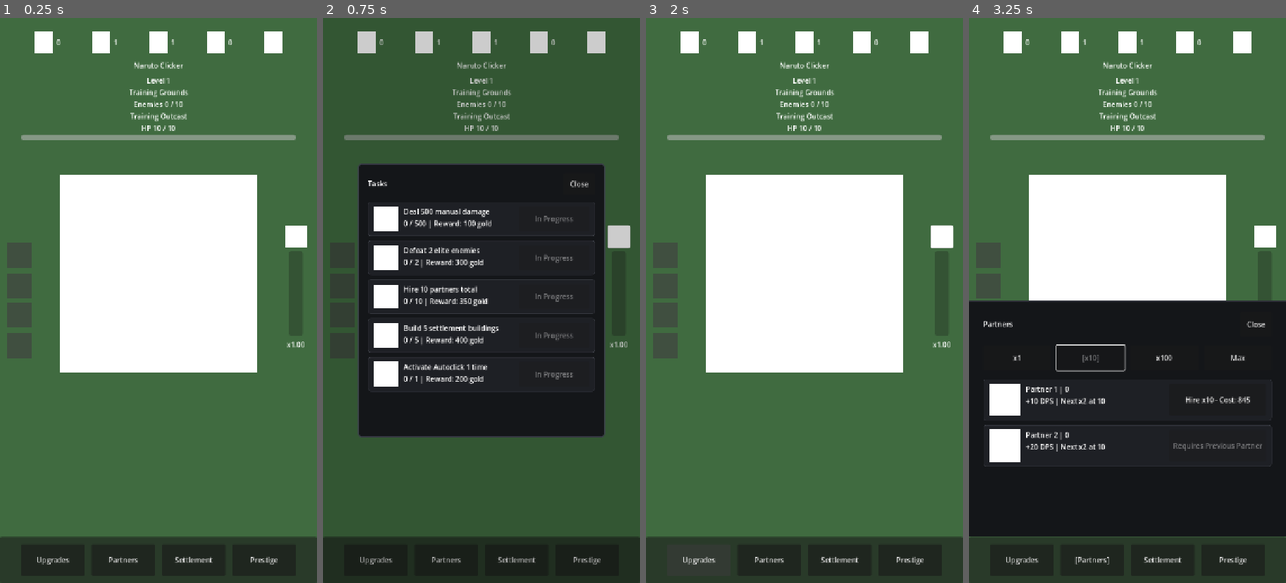
Above: before the commit, frames 1-4 (left to right).
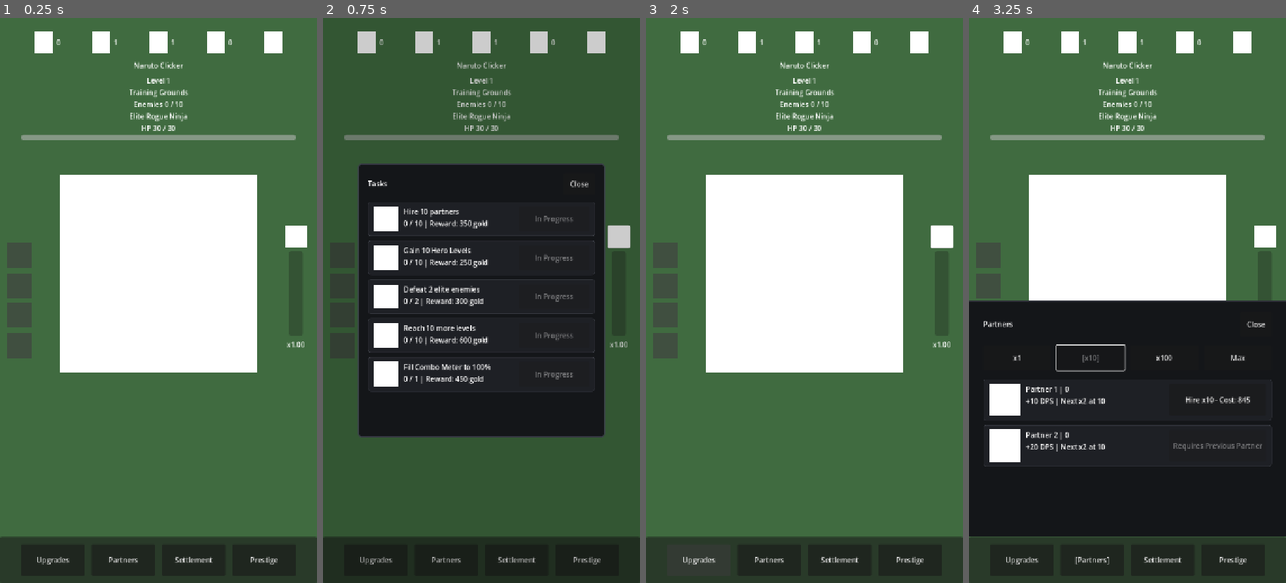
Above: after the commit, the same moments.

Repository: StanisRyz/naruto-clicker
Game: Godot game, scene res://scenes/main/Main.tscn
Two runs of this game, one before a commit and one after it. Both use one fixed random seed, a clock stepped at 60 frames per second and the inputs below.
Inputs (mouse positions are in pixels of both pictures, inside the frame that each line leads up to):
- Up to frame 1 (0.25 s): no input
- Up to frame 2 (0.75 s): click (617, 238) at 0.5 s
- Up to frame 3 (2 s): click "Upgrades" at 1.25 s
- Up to frame 4 (3.25 s): click "Partners" at 2 s; click "x10" at 2.75 s

The runs differ from the first frame. In frame 1, 0.1% of the frame differs, in the area x 41-60%, y 16-20%; in frame 2, 1.8%, in the area x 25-60%, y 16-65%; in frame 3, 0.1%; in frame 4, 0.1%.

Commit message:
Make tasks repeatable with active pool rotation
Rework the task system into a repeatable active/inactive rotation model.

Changes include:
- Replace permanent claimed/completed task behavior with repeatable task rotation.
- Keep 5 active and 5 inactive tasks.
- Track progress only for active tasks using activation baselines.
- Convert one-time tasks into delta-based repeatable tasks.
- Swap claimed tasks with random inactive tasks.
- Return claimed tasks to the inactive pool for future reuse.
- Preserve dynamic stage-scaled gold rewards.
- Preserve existing task window, gameplay systems, UI flow, and no-save prototype behavior.

Diff:
--- a/scripts/game/ClickerState.gd
+++ b/scripts/game/ClickerState.gd
@@ -144,20 +144,20 @@
 var prestige_talent_bonus_types: Array[String] = ["click_damage", "gold", "partner_dps", "autoclick_rate", "settlement_effect", "boss_damage"]
 var prestige_talent_bonus_percent_per_level: int = 5
 var task_definitions: Array[Dictionary] = [
-	{"id": "manual_damage_500", "title": "Deal 500 manual damage", "goal_type": "manual_damage", "target": 500, "reward_scale": 20},
-	{"id": "defeat_25_enemies", "title": "Defeat 25 enemies", "goal_type": "enemies_defeated", "target": 25, "reward_scale": 30},
-	{"id": "defeat_2_elites", "title": "Defeat 2 elite enemies", "goal_type": "elite_enemies_defeated", "target": 2, "reward_scale": 60},
-	{"id": "defeat_1_boss", "title": "Defeat 1 boss", "goal_type": "bosses_defeated", "target": 1, "reward_scale": 100},
-	{"id": "reach_hero_level_10", "title": "Reach Hero Level 10", "goal_type": "hero_level", "target": 10, "reward_scale": 50},
-	{"id": "hire_10_partners", "title": "Hire 10 partners total", "goal_type": "partners_total", "target": 10, "reward_scale": 70},
-	{"id": "build_5_buildings", "title": "Build 5 settlement buildings", "goal_type": "buildings_total", "target": 5, "reward_scale": 80},
-	{"id": "activate_autoclick_1", "title": "Activate Autoclick 1 time", "goal_type": "autoclick_activations", "target": 1, "reward_scale": 40},
-	{"id": "combo_empowered_1", "title": "Fill Combo Meter to 100%", "goal_type": "combo_empowered", "target": 1, "reward_scale": 90},
-	{"id": "reach_level_10", "title": "Reach Level 10", "goal_type": "game_level", "target": 10, "reward_scale": 120},
+	{"id": "manual_damage_500", "title": "Deal 500 manual damage", "goal_type": "manual_damage_delta", "target_delta": 500, "reward_scale": 20},
+	{"id": "defeat_25_enemies", "title": "Defeat 25 enemies", "goal_type": "enemies_defeated_delta", "target_delta": 25, "reward_scale": 30},
+	{"id": "defeat_2_elites", "title": "Defeat 2 elite enemies", "goal_type": "elite_enemies_defeated_delta", "target_delta": 2, "reward_scale": 60},
+	{"id": "defeat_1_boss", "title": "Defeat 1 boss", "goal_type": "bosses_defeated_delta", "target_delta": 1, "reward_scale": 100},
+	{"id": "gain_10_hero_levels", "title": "Gain 10 Hero Levels", "goal_type": "hero_level_delta", "target_delta": 10, "reward_scale": 50},
+	{"id": "hire_10_partners", "title": "Hire 10 partners", "goal_type": "partners_total_delta", "target_delta": 10, "reward_scale": 70},
+	{"id": "build_5_buildings", "title": "Build 5 settlement buildings", "goal_type": "buildings_total_delta", "target_delta": 5, "reward_scale": 80},
+	{"id": "activate_autoclick_1", "title": "Activate Autoclick 1 time", "goal_type": "autoclick_activations_delta", "target_delta": 1, "reward_scale": 40},
+	{"id": "combo_empowered_1", "title": "Fill Combo Meter to 100%", "goal_type": "combo_empowered_delta", "target_delta": 1, "reward_scale": 90},
+	{"id": "gain_10_game_levels", "title": "Reach 10 more levels", "goal_type": "game_level_delta", "target_delta": 10, "reward_scale": 120},
 ]
 var active_task_ids: Array[String] = []
-var completed_task_ids: Array[String] = []
-var claimed_task_ids: Array[String] = []
+var inactive_task_ids: Array[String] = []
+var active_task_states: Dictionary = {}
 var total_manual_click_damage_dealt: int = 0
 var total_enemies_defeated: int = 0
 var total_elite_enemies_defeated: int = 0
@@ -202,34 +202,76 @@
 
 func initialize_tasks() -> void:
 	active_task_ids.clear()
-	completed_task_ids.clear()
-	claimed_task_ids.clear()
-	_fill_active_tasks()
-
-
-func _fill_active_tasks() -> void:
-	while active_task_ids.size() < 5:
-		var available_task_ids: Array[String] = _get_available_inactive_task_ids()
-		if available_task_ids.is_empty():
-			return
-
-		var random_index: int = rng.randi_range(0, available_task_ids.size() - 1)
-		active_task_ids.append(available_task_ids[random_index])
-
-
-func _get_available_inactive_task_ids() -> Array[String]:
-	var available_task_ids: Array[String] = []
+	inactive_task_ids.clear()
+	active_task_states.clear()
+
+	var task_ids: Array[String] = []
 	for task: Dictionary in task_definitions:
 		var task_id: String = String(task.get("id", ""))
-		if task_id == "":
-			continue
-
-		if active_task_ids.has(task_id) or completed_task_ids.has(task_id) or claimed_task_ids.has(task_id):
-			continue
-
-		available_task_ids.append(task_id)
-
-	return available_task_ids
+		if task_id != "":
+			task_ids.append(task_id)
+
+	_shuffle_task_ids(task_ids)
+	for i in range(task_ids.size()):
+		var active_or_inactive_id: String = task_ids[i]
+		if i < 5:
+			active_task_ids.append(active_or_inactive_id)
+			_initialize_active_task_state(active_or_inactive_id)
+		else:
+			inactive_task_ids.append(active_or_inactive_id)
+
+
+func _shuffle_task_ids(task_ids: Array[String]) -> void:
+	if task_ids.size() < 2:
+		return
+
+	for i in range(task_ids.size() - 1, 0, -1):
+		var swap_index: int = rng.randi_range(0, i)
+		var original_id: String = task_ids[i]
+		task_ids[i] = task_ids[swap_index]
+		task_ids[swap_index] = original_id
+
+
+func _initialize_active_task_state(task_id: String) -> void:
+	var task: Dictionary = get_task_definition(task_id)
+	if task.is_empty():
+		return
+
+	var start_value: int = _get_task_current_value(task_id)
+	var target_delta: int = int(task.get("target_delta", 0))
+	active_task_states[task_id] = {
+		"start_value": start_value,
+		"target_delta": target_delta,
+		"target_value": start_value + target_delta,
+	}
+
+
+func _get_task_current_value(task_id: String) -> int:
+	var task: Dictionary = get_task_definition(task_id)
+	var goal_type: String = String(task.get("goal_type", ""))
+	match goal_type:
+		"manual_damage_delta":
+			return total_manual_click_damage_dealt
+		"enemies_defeated_delta":
+			return total_enemies_defeated
+		"elite_enemies_defeated_delta":
+			return total_elite_enemies_defeated
+		"bosses_defeated_delta":
+			return total_bosses_defeated
+		"hero_level_delta":
+			return character_level
+		"partners_total_delta":
+			return _get_total_partner_count()
+		"buildings_total_delta":
+			return _get_total_building_count()
+		"autoclick_activations_delta":
+			return total_autoclick_activations
+		"combo_empowered_delta":
+			return total_combo_empowered_activations
+		"game_level_delta":
+			return current_level
+
+	return 0
 
 
 func get_task_definition(task_id: String) -> Dictionary:
@@ -241,35 +283,22 @@
 
 
 func get_task_progress(task_id: String) -> int:
-	var task: Dictionary = get_task_definition(task_id)
-	var goal_type: String = String(task.get("goal_type", ""))
-	match goal_type:
-		"manual_damage":
-			return total_manual_click_damage_dealt
-		"enemies_defeated":
-			return total_enemies_defeated
-		"elite_enemies_defeated":
-			return total_elite_enemies_defeated
-		"bosses_defeated":
-			return total_bosses_defeated
-		"hero_level":
-			return character_level
-		"partners_total":
-			return _get_total_partner_count()
-		"buildings_total":
-			return _get_total_building_count()
-		"autoclick_activations":
-			return total_autoclick_activations
-		"combo_empowered":
-			return total_combo_empowered_activations
-		"game_level":
-			return current_level
-
-	return 0
+	if not active_task_ids.has(task_id) or not active_task_states.has(task_id):
+		return 0
+
+	var task_state: Dictionary = active_task_states[task_id]
+	var start_value: int = int(task_state.get("start_value", 0))
+	var target_delta: int = int(task_state.get("target_delta", 0))
+	var progress: int = _get_task_current_value(task_id) - start_value
+	return clampi(progress, 0, target_delta)
 
 
 func get_task_target(task_id: String) -> int:
-	return int(get_task_definition(task_id).get("target", 0))
+	if not active_task_ids.has(task_id) or not active_task_states.has(task_id):
+		return 0
+
+	var task_state: Dictionary = active_task_states[task_id]
+	return int(task_state.get("target_delta", 0))
 
 
 func get_current_task_reward_unit() -> int:
@@ -291,11 +320,10 @@
 
 
 func is_task_completed(task_id: String) -> bool:
+	if not active_task_ids.has(task_id):
+		return false
+
 	return get_task_progress(task_id) >= get_task_target(task_id)
-
-
-func is_task_claimed(task_id: String) -> bool:
-	return claimed_task_ids.has(task_id)
 
 
 func get_active_task_view_data() -> Array[Dictionary]:
@@ -309,10 +337,9 @@
 			"id": task_id,
 			"title": String(task.get("title", "")),
 			"progress": get_task_progress(task_id),
-			"target": int(task.get("target", 0)),
+			"target": get_task_target(task_id),
 			"reward_gold": get_task_reward_gold(task_id),
 			"completed": is_task_completed(task_id),
-			"claimed": is_task_claimed(task_id),
 		})
 
 	return task_view_data
@@ -325,16 +352,21 @@
 	if not is_task_completed(task_id):
 		return _make_purchase_result("Task is not complete")
 
-	if is_task_claimed(task_id):
-		return _make_purchase_result("Task already claimed")
-
 	var reward: int = get_task_reward_gold(task_id)
 	gold += reward
 	active_task_ids.erase(task_id)
-	claimed_task_ids.append(task_id)
-	if not completed_task_ids.has(task_id):
-		completed_task_ids.append(task_id)
-	_fill_active_tasks()
+	active_task_states.erase(task_id)
+
+	if inactive_task_ids.is_empty():
+		inactive_task_ids.append(task_id)
+		return _make_purchase_result("Task complete! +%d gold" % reward, false, true)
+
+	var replacement_index: int = rng.randi_range(0, inactive_task_ids.size() - 1)
+	var replacement_id: String = inactive_task_ids[replacement_index]
+	inactive_task_ids.remove_at(replacement_index)
+	active_task_ids.append(replacement_id)
+	_initialize_active_task_state(replacement_id)
+	inactive_task_ids.append(task_id)
 
 	return _make_purchase_result("Task complete! +%d gold" % reward, false, true)
 
Not shown, changed: AGENTS.md
Not shown, changed: README.md
